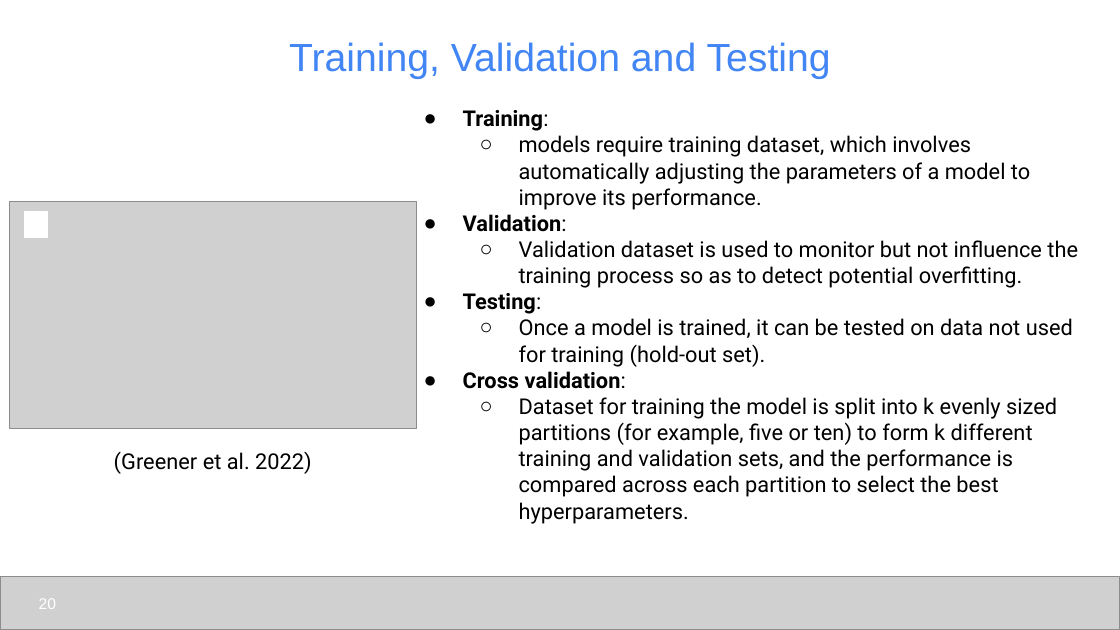
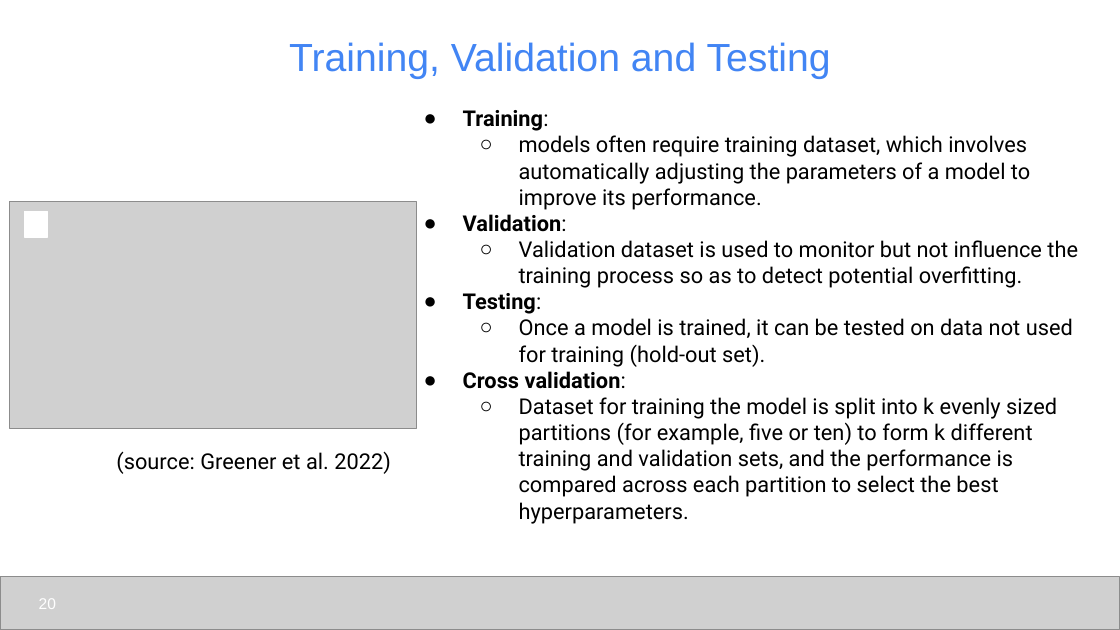
Before and after one commit to udel-cbcb/al_ml_workshop, a slide deck: slide 20 of Day_1/Lectures/Day_1_Lecture_1_Introduction_to_Artificial_Intelligence_and_Machine_Learning.pptx. Drawn at 1120x630 pixels with LibreOffice and Linux fonts; fonts in the diff are those of the drawing; grey boxes stand for pictures. Boxes give left, top, right and bottom in pixels: in the first picture for what was removed or moved away, otherwise in the second. Text is boxed around its words. In the diff, an @@ line names an element or a change of style, - is before the commit and + after.

```diff
--- a/Day_1/Lectures/Day_1_Lecture_1_Introduction_to_Artificial_Intelligence_and_Machine_Learning.pptx
+++ b/Day_1/Lectures/Day_1_Lecture_1_Introduction_to_Artificial_Intelligence_and_Machine_Learning.pptx
@@ text at [519,135,1030,210]: text changed @@
-  ○ models require training dataset, which involves automatically adjusting the parameters of a model to improve its performance.
+  ○ models often require training dataset, which involves automatically adjusting the parameters of a model to improve its performance.
@@ text at [116,451,391,474]: text changed @@
-(Greener et al. 2022)
+(source: Greener et al. 2022)
```
Also in this commit, not shown: 18 other slides changed, 7 other files.
